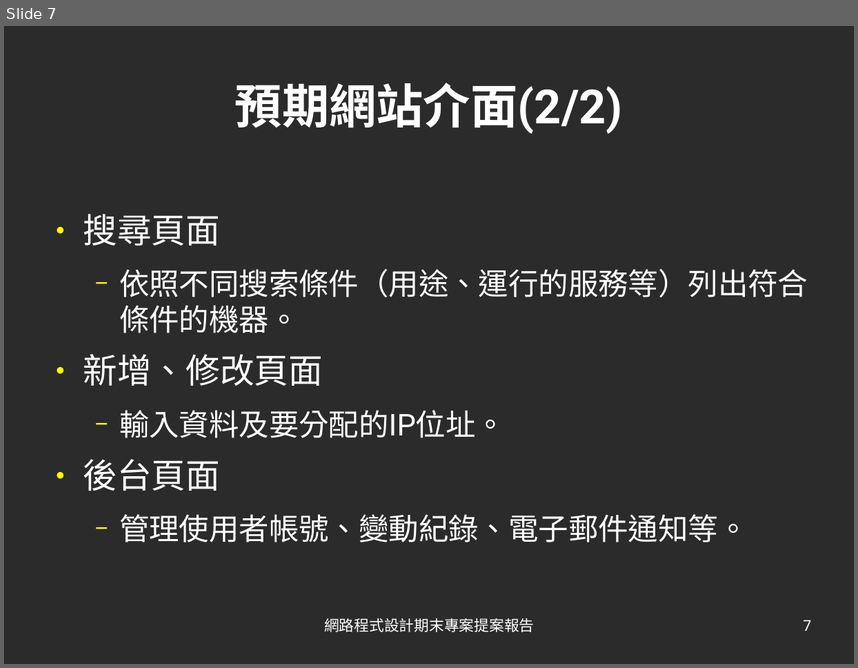
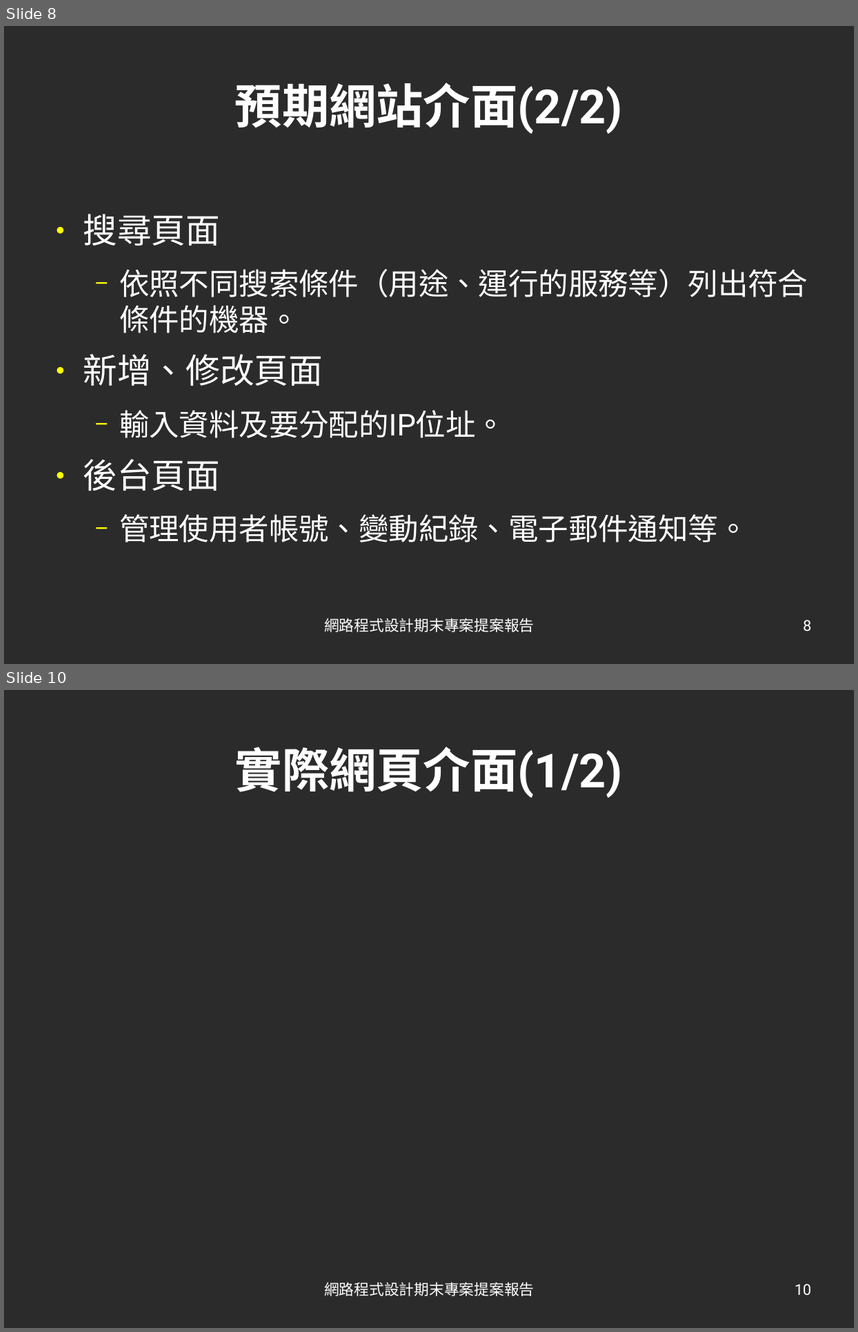
Before and after one commit to brlin-tw/NetAdminIPTableCorporate, a slide deck: meta/Manual/Project_manual.odp. Shown one above the other, each under a label of ours: slide 7 before the commit, slides 8 and 10 after it; the slides between them are not shown. The pictures are 858x668 and 858x1332 pixels, drawn with LibreOffice and Linux fonts; fonts in the diff are those of the drawing; background and template pictures are left out; a plain dark background stands for a picture behind light text. Boxes give left, top, right and bottom in pixels: in the first picture for what was removed or moved away, otherwise in the second. Text is boxed around its words. In the diff, an @@ line names an element or a change of style, - is before the commit and + after.

```diff
--- a/meta/Manual/Project_manual.odp
+++ b/meta/Manual/Project_manual.odp
@@ slide 10 added at (4, 690, 854, 1328), background picture (left out) @@
@@ title added at (235, 747, 623, 798), 44 pt, text #FFFFFF, bold @@
+實際網頁介面(1/2)
@@ text added at (324, 1281, 535, 1296), 14 pt, text #FFFFFF @@
+網路程式設計期末專案提案報告
@@ page number added at (795, 1283, 811, 1294), 14 pt, text #FFFFFF @@
+10
@@ what was slide 7 is now slide 8 @@
@@ page number at (803, 619, 811, 630): text changed @@
-7
+8
```
Also in this commit, not shown: 6 slides changed, 2 other slides added.
